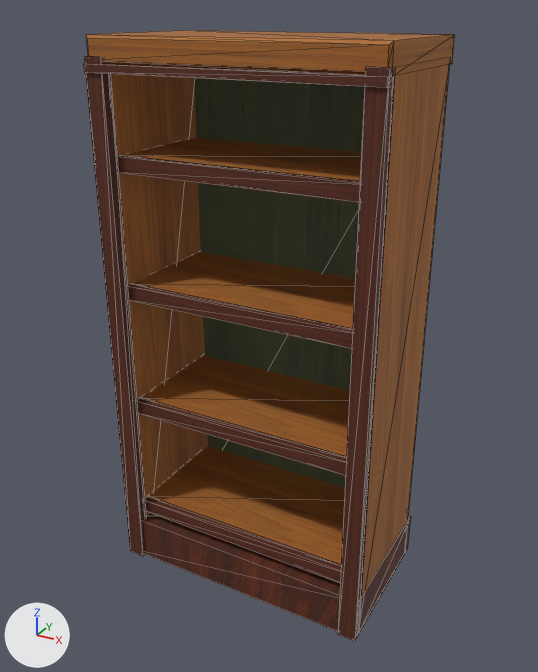
One commit to the glTF model assets/city-props/models/city1880-shelf-empty.gltf: the scene before it, then after it.
The view is the same before and after, from a 50 mm lens placed at (1.19, -1.95, 2.05), pointed at (0.0, 0.21, 0.97). The lights are fixed; the arrows at lower left show +X, +Y and +Z. The first picture is the older version. Mesh edges are drawn as thin lines. Vertices at exactly the same position are counted once.

The first picture shows 'Open shop shelving · empty'.
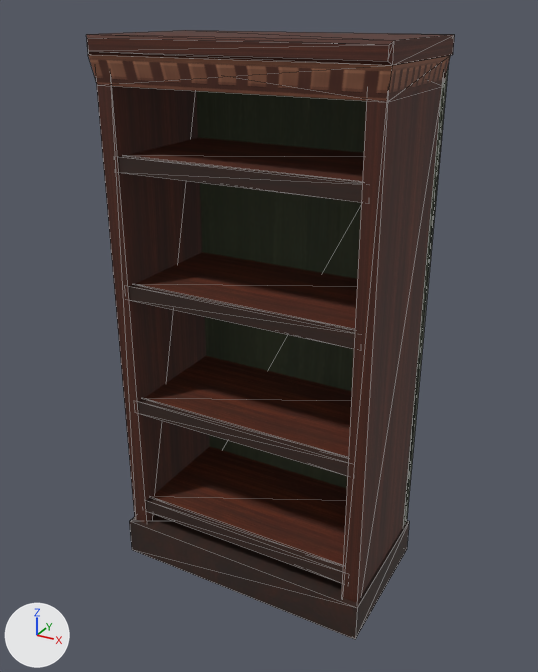
The change, as JSON lines over the scene's bpy script:
```json
{"op": "add", "block": "img_painted_city_trim_v1_png", "code": ["img_painted_city_trim_v1_png = load_image('painted-city-trim-v1.png', '../painted-city-trim-v1.png', 768, 576, 'sRGB')"]}
{"op": "add", "block": "mat_trim", "code": ["mat_trim = bpy.data.materials.new('trim')", "# uses the picture img_painted_city_trim_v1_png"]}
{"block": "me_mesh_0", "where": "# used by ob_open_shop_shelving___empty; location = (0.0, 0.0, 0.0)"}
{"block": "me_mesh_0", "where": "# verts and faces of me_mesh_0; kept vertices keep their numbers, new ones are numbered from 136"}
{"block": "me_mesh_0", "where": "# before: 40 (0.5, -0.05, 0.17) at pixel (358, 602), 41 (0.5, 0.49, 0.17) at pixel (410, 516), 44 (-0.5, 0.49, 0.17), 45 (-0.5, -0.05, 0.17)"}
{"op": "remove", "block": "me_mesh_0", "code": "me_mesh_0.from_pydata(...)  # 136 vertices, 208 faces; spans x -0.5..0.5, y -0.07..0.5, z 0.0..1.97"}
{"op": "add", "block": "me_mesh_0", "code": "me_mesh_0.from_pydata(...)  # 124 vertices, 192 faces; spans x -0.5..0.5, y -0.05..0.5, z 0.0..1.97"}
{"block": "me_mesh_0", "change": "me_mesh_0 part 1: the loose piece of 8 vertices spanning x -0.5..-0.44, y -0.03..0.47, z 0.0..1.91 is moved by (0.01, 0.0, 0.0)"}
{"block": "me_mesh_0", "change": "me_mesh_0 part 2: the loose piece of 8 vertices spanning x 0.44..0.5, y -0.03..0.47, z 0.0..1.91 is moved by (-0.01, 0.0, 0.0)"}
{"block": "me_mesh_0", "change": "me_mesh_0 part 3: the loose piece of 8 vertices spanning x 0.43..0.5, y -0.06..-0.02, z 0.0..1.91 is deleted"}
{"block": "me_mesh_0", "change": "me_mesh_0 part 4: the loose piece of 8 vertices spanning x -0.5..-0.43, y -0.06..-0.02, z 0.0..1.91 is deleted"}
{"block": "me_mesh_0", "change": "me_mesh_0 part 5"}
{"op": "add", "block": "me_mesh_0", "code": "for i in [40, 41, 44, 45]: verts[i] += (0.0, 0.0, -0.03)"}
{"block": "me_mesh_0", "change": "me_mesh_0 part 6"}
{"block": "me_mesh_0", "change": "8 vertices are removed from x -0.5..0.5, y -0.07..-0.03, z 1.86..1.89"}
{"block": "me_mesh_0", "change": "12 faces are deleted"}
{"block": "me_mesh_0", "change": "8 vertices in x -0.5..0.5, y -0.05..0.5, z 1.89..1.9 move by (0.0, 0.0, 0.02)"}
{"block": "me_mesh_0", "change": "12 vertices are added at x -0.5..0.5, y -0.05..0.46, z 1.82..1.91"}
{"block": "me_mesh_0", "change": "20 new faces join them, mat_trim"}
{"block": "me_mesh_0", "change": "me_mesh_0 part 7: 136 kept faces spanning x -0.5..0.5, y -0.05..0.5, z 0.0..1.97 get new texture (UV) coordinates"}
{"block": "me_mesh_0", "change": "me_mesh_0 part 8: 40 kept faces spanning x -0.5..0.5, y -0.05..0.5, z 0.0..1.97 get new vertex colours; the middle colour goes from white #ffffff to light grey #dfdfdf"}
{"op": "add", "block": "me_mesh_0", "code": "me_mesh_0.materials.append(mat_trim)"}
```

Location of each change, [x1, y1, x2, y2] in pixels of the pictures (538 x 672 px; the box of a moved part takes in the faces that stretch with it):
```json
{"object": "Open shop shelving · empty", "change": "reshaped", "before": [83, 30, 455, 642], "after": [86, 30, 455, 639]}
{"part": 1, "of": "me_mesh_0", "change": "moved or reshaped", "before": [110, 74, 208, 517], "after": [97, 84, 210, 523]}
{"part": 2, "of": "me_mesh_0", "change": "moved or reshaped", "before": [361, 64, 449, 596], "after": [341, 84, 442, 603]}
{"part": 3, "of": "me_mesh_0", "change": "deleted", "before": [338, 67, 395, 642], "on screen": "brown"}
{"part": 4, "of": "me_mesh_0", "change": "deleted", "before": [84, 56, 146, 556], "on screen": "brown"}
{"part": 5, "of": "me_mesh_0", "change": "moved or reshaped", "before": [142, 513, 410, 639], "after": [129, 515, 409, 639]}
{"part": 6, "of": "me_mesh_0", "change": "cut back", "before": [83, 35, 455, 88], "after": [86, 35, 455, 101]}
{"part": 7, "of": "me_mesh_0", "change": "surface changed", "before": [86, 30, 455, 637], "after": [86, 30, 455, 637], "on screen": "darker"}
{"part": 8, "of": "me_mesh_0", "change": "recoloured", "before": [86, 30, 455, 488], "after": [86, 30, 455, 527]}
```
